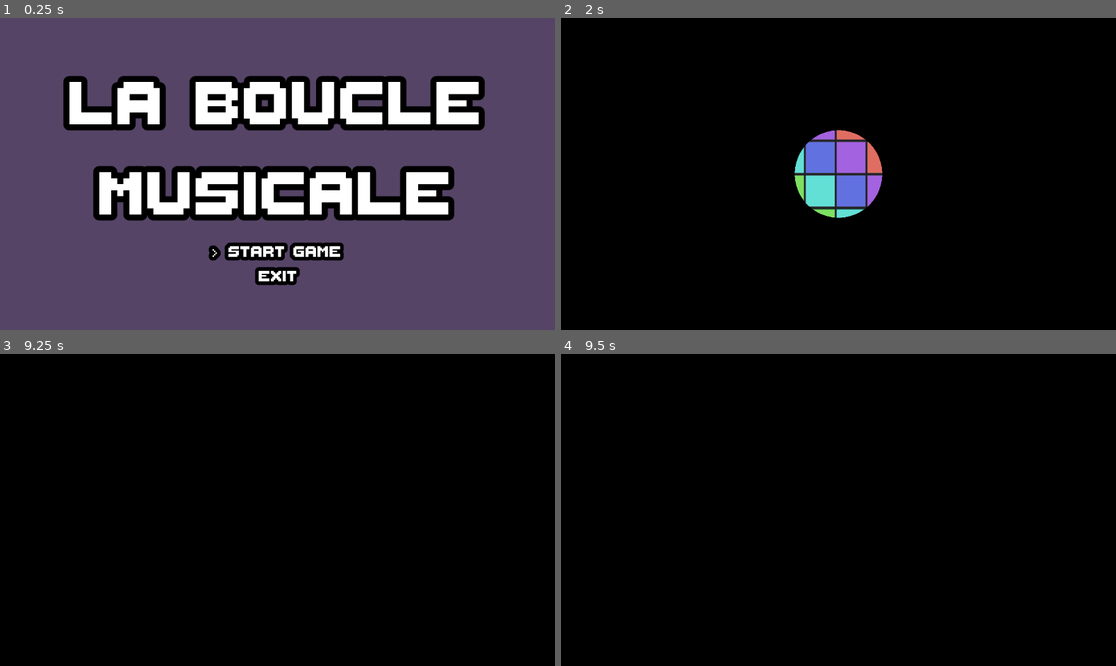
Above: before the commit, frames 1-4 (two rows, left to right).
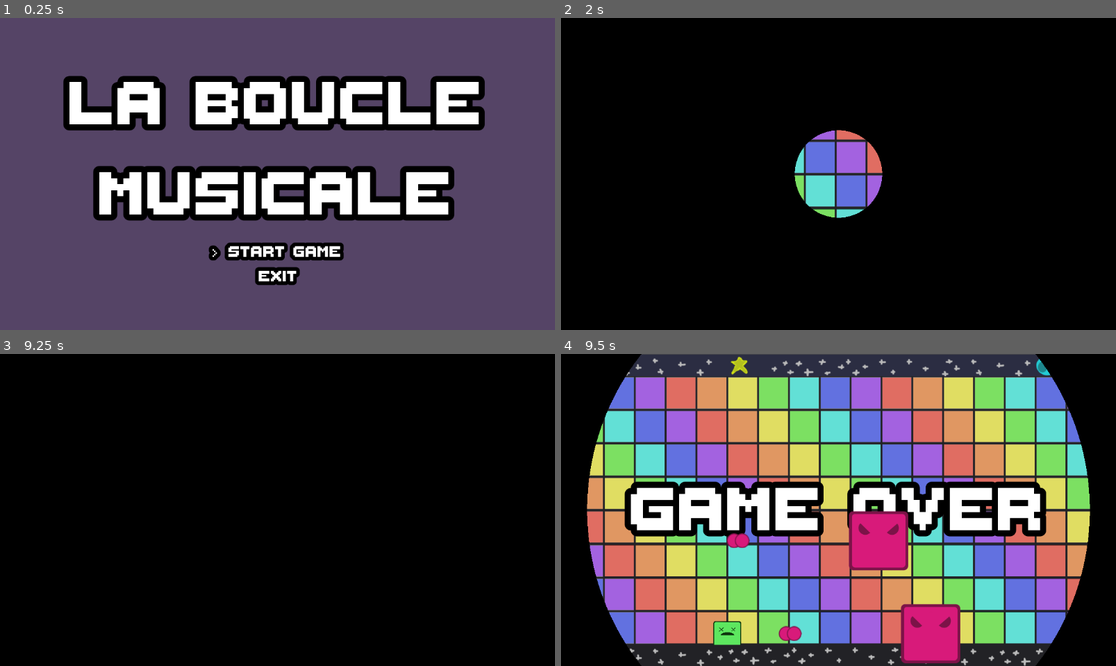
Above: after the commit, the same moments.

Repository: les-brows/la-boucle-musicale
Game: Godot game, scene res://Levels/MainMenu/MainMenu.tscn
Two runs of this game, one before a commit and one after it. Both use one fixed random seed, a clock stepped at 60 frames per second and the inputs below.
Inputs (mouse positions are in pixels of both pictures, inside the frame that each line leads up to):
- Up to frame 1 (0.25 s): no input
- Up to frame 2 (2 s): tap Enter (ui_accept) at 0.5, 0.77, 1.52 s; move the mouse to (960, 158) at 0.52 s; hold D (player1_right) 0.53-1.28 s; right-click (960, 158) at 0.6 s; move the mouse to (727, 189) at 1.27 s; hold S (player1_down) from 1.28 s (still down); right-click (727, 189) at 1.35 s
- Up to frame 3 (9.25 s): move the mouse to (333, 441) at 2.02 s; release S (player1_down) at 2.03 s; hold D (player1_right) 2.03-2.78 s; right-click (333, 441) at 2.1 s; tap Enter (ui_accept) at 2.75, 3.02, 3.5, 3.77, 4.25, 4.52, 5, 5.75, 6.02, 6.77, 7.52, 9.02 s; move the mouse to (249, 572) at 2.77 s; hold W (player1_up) 2.78-3.53 s; right-click (249, 572) at 2.85 s; move the mouse to (444, 556) at 3.52 s; hold A (player1_left) 3.53-5.03 s; right-click (444, 556) at 3.6 s; move the mouse to (111, 463) at 4.27 s; right-click (111, 463) at 4.35 s; move the mouse to (305, 510) at 5.02 s; hold S (player1_down) 5.03-5.78 s; right-click (305, 510) at 5.1 s; move the mouse to (194, 432) at 5.77 s; hold D (player1_right) 5.78-6.53 s; right-click (194, 432) at 5.85 s; move the mouse to (399, 494) at 6.52 s; hold W (player1_up) 6.53-7.28 s; right-click (399, 494) at 6.6 s; move the mouse to (166, 525) at 7.27 s; hold D (player1_right) 7.28-8.03 s; right-click (166, 525) at 7.35 s; move the mouse to (333, 441) at 8.02 s; hold S (player1_down) 8.03-8.78 s; right-click (333, 441) at 8.1 s; move the mouse to (249, 572) at 8.77 s; hold A (player1_left) from 8.78 s (still down); right-click (249, 572) at 8.85 s
- Up to frame 4 (9.5 s): keep holding A (player1_left)

Frames 1-3 are identical in both runs. In frame 4, 79% of the frame differs, in the area x 4-96%, y 0-100%.

Commit message:
feat: add game over screen

Diff:
--- /dev/null
+++ b/Levels/GameOver/GameOver.tscn
@@ -0,0 +1,36 @@
+[gd_scene load_steps=3 format=3 uid="uid://kqev23ha0sgh"]
+
+[ext_resource type="Script" uid="uid://cxt6sav1vyxy0" path="res://Levels/GameOver/game_over.gd" id="1_ldpij"]
+[ext_resource type="FontFile" uid="uid://b00ycn6e22ofq" path="res://Assets/ThaleahFat.ttf" id="2_jbvyr"]
+
+[node name="GameOver" type="Control"]
+visible = false
+layout_mode = 3
+anchors_preset = 15
+anchor_right = 1.0
+anchor_bottom = 1.0
+grow_horizontal = 2
+grow_vertical = 2
+script = ExtResource("1_ldpij")
+
+[node name="CenterContainer" type="CenterContainer" parent="."]
+layout_mode = 1
+anchors_preset = 15
+anchor_right = 1.0
+anchor_bottom = 1.0
+grow_horizontal = 2
+grow_vertical = 2
+
+[node name="VBoxContainer" type="VBoxContainer" parent="CenterContainer"]
+layout_mode = 2
+
+[node name="CenterContainer" type="CenterContainer" parent="CenterContainer/VBoxContainer"]
+layout_mode = 2
+
+[node name="Label" type="Label" parent="CenterContainer/VBoxContainer/CenterContainer"]
+layout_mode = 2
+theme_override_constants/outline_size = 50
+theme_override_fonts/font = ExtResource("2_jbvyr")
+theme_override_font_sizes/font_size = 200
+text = "GAME OVER"
+horizontal_alignment = 1
--- /dev/null
+++ b/Levels/GameOver/game_over.gd
@@ -0,0 +1,17 @@
+extends Control
+
+
+func _ready() -> void:
+	Globals.player_death.connect(_on_player_death)
+
+func _on_player_death():
+	print("displaying error")
+	var main_menu = load("res://Levels/MainMenu/MainMenu.tscn")
+	visible = true
+	await get_tree().create_timer(3.0).timeout
+
+	await SceneTransition.close_circle()
+	visible = false
+	get_node("/root/MainScene").queue_free()
+	get_tree().get_root().add_child(main_menu.instantiate())
+	await SceneTransition.open_circle()
--- a/Levels/ScrollingLevel.tscn
+++ b/Levels/ScrollingLevel.tscn
@@ -1,7 +1,8 @@
-[gd_scene load_steps=4 format=3 uid="uid://c0xi81rtw0j1x"]
+[gd_scene load_steps=5 format=3 uid="uid://c0xi81rtw0j1x"]
 
-[ext_resource type="Script" uid="uid://bx25j7k87mjg6" path="res://Levels/scrolling_level.gd" id="1_fh0lb"]
+[ext_resource type="Script" uid="uid://jwem0pm3e6vj" path="res://Levels/scrolling_level.gd" id="1_fh0lb"]
 [ext_resource type="PackedScene" uid="uid://b221e60ap4jq7" path="res://Objects/Player/Player.tscn" id="2_6wcv4"]
+[ext_resource type="PackedScene" uid="uid://kqev23ha0sgh" path="res://Levels/GameOver/GameOver.tscn" id="3_6wcv4"]
 [ext_resource type="PackedScene" uid="uid://b4kkgf7hiq23o" path="res://Levels/LevelPortion.tscn" id="3_0352d"]
 
 [node name="ScrollingLevel" type="Node2D"]
@@ -14,6 +15,8 @@
 [node name="Camera2D" type="Camera2D" parent="."]
 position = Vector2(580, 320)
 
+[node name="GameOver" parent="Camera2D" instance=ExtResource("3_6wcv4")]
+
 [node name="LevelPortions" type="Node2D" parent="."]
 
 [node name="LevelPortionPrevious" parent="LevelPortions" instance=ExtResource("3_0352d")]
--- a/Objects/Player/player.gd
+++ b/Objects/Player/player.gd
@@ -81,8 +81,8 @@
 		if not finito:
 			finito = true
 			print("-----Player Dead---------")
-			spritePlayer.self_modulate = Color.BLACK
-			#TODO Game Over
+			spritePlayer.texture = load('res://Assets/main_char_damage.png')
+			Globals.player_death.emit()
 
 	else :
 		print("take Hit ")
--- a/Objects/input_manager.gd
+++ b/Objects/input_manager.gd
@@ -6,6 +6,7 @@
 
 static var move_directions_x:float = 0
 static var move_directions_y:float = 0
+static var player_dead: bool = false
 
 
 # Called every frame. 'delta' is the elapsed time since the previous frame.
@@ -13,8 +14,19 @@
 	update_input()
 	update_shoot_input()
 
+func _init() -> void:
+	Globals.player_death.connect(_on_player_death)
+	player_dead = false
+
+func _on_player_death():
+	player_dead = true
 
 func update_input():
+	# Block inputs if player is dead
+	if player_dead:
+		move_update.emit(0, 0)
+		return
+
 	# Horizontal input
 	if Input.is_action_pressed("player1_left"):
 		move_directions_x = -Input.get_action_strength("player1_left")
--- a/globals.gd
+++ b/globals.gd
@@ -13,6 +13,8 @@
 signal middle_level_reached()
 @warning_ignore("unused_signal")
 signal end_level_reached()
+@warning_ignore("unused_signal")
+signal player_death()
 
 
 var MAX_HP: float = 10
Not shown: 1 places in Levels/MainMenu/MainMenu.tscn that only renumber resources
Not shown: 1 places in MainScene.tscn that only renumber resources
Not shown: 1 places in Objects/InputManager.tscn that only renumber resources
Not shown: 1 places in Objects/Player/Player.tscn that only renumber resources
